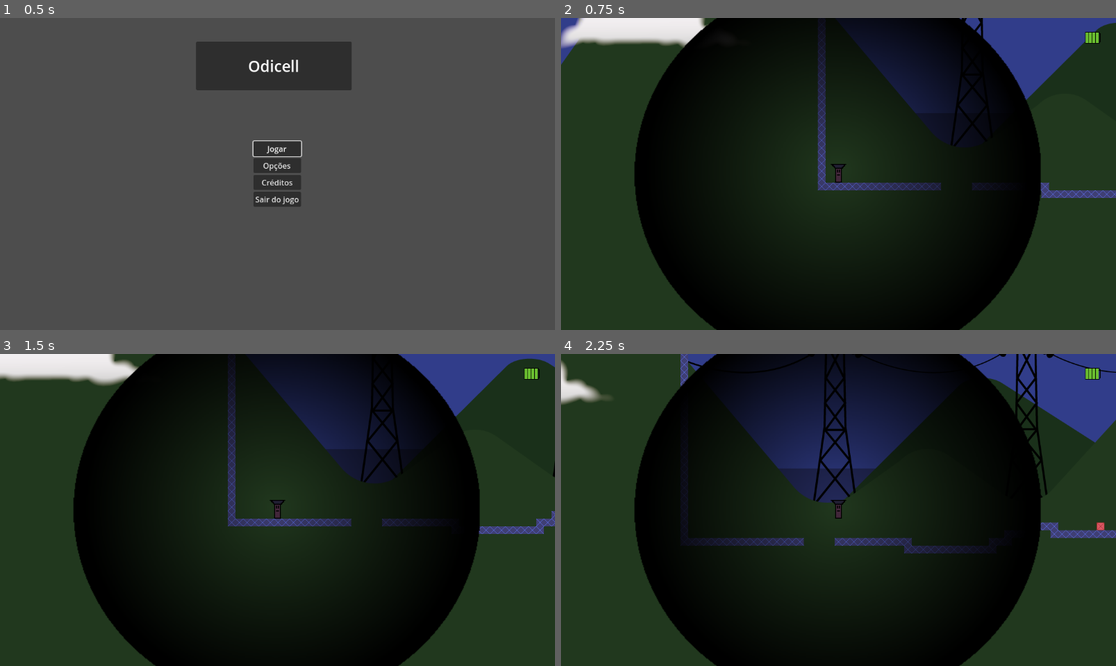
Above: before the commit, frames 1-4 (two rows, left to right).
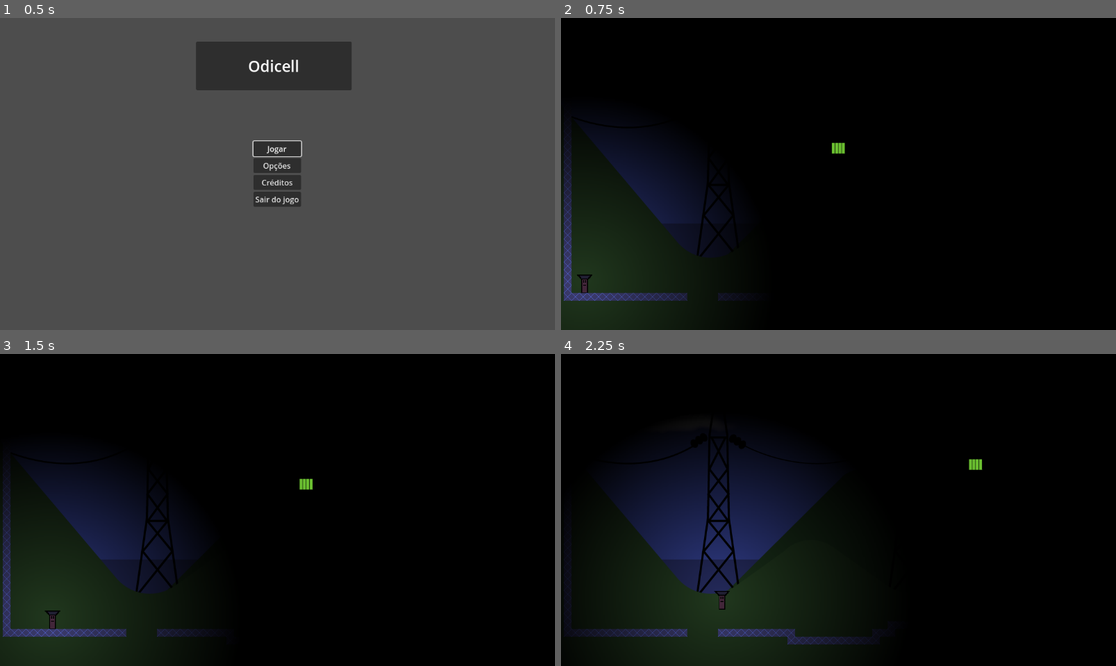
Above: after the commit, the same moments.

Repository: qfaxas/alpha_odicell
Game: Godot game, scene res://cenas/menu_principal.tscn
Same seed, same stepped clock (60 frames per second), same inputs: the game is played once before the commit and once after it.
Inputs:
- Up to frame 1 (0.5 s): no input
- Up to frame 2 (0.75 s): click "Jogar" at 0.5 s
- Up to frame 3 (1.5 s): tap Enter at 1.25 s; hold D (right) from 1.28 s (still down)
- Up to frame 4 (2.25 s): keep holding D (right); tap Space (jump) at 1.52 s

Frame 1 is identical in both runs. In frame 2, 58% of the frame differs, in the area x 0-100%, y 0-100%; in frame 3, 59%; in frame 4, 66%.

Commit message:
ta funcionando, n encosta

Diff:
--- a/cenas/fase_1.tscn
+++ b/cenas/fase_1.tscn
@@ -376,7 +376,6 @@
 stretch_mode = 1
 
 [node name="CanvasModulate" type="CanvasModulate" parent="."]
-visible = false
 color = Color(0, 0, 0, 1)
 
 [node name="Personagem_principal" parent="." instance=ExtResource("2_k5bws")]
--- a/cenas/personagem_principal.tscn
+++ b/cenas/personagem_principal.tscn
@@ -26,6 +26,8 @@
 
 [node name="Camera2D" type="Camera2D" parent="."]
 position = Vector2(0, 2)
+limit_left = -2200
+limit_bottom = 100
 
 [node name="BateriaCheia" type="Sprite2D" parent="Camera2D"]
 material = SubResource("CanvasItemMaterial_70t06")
